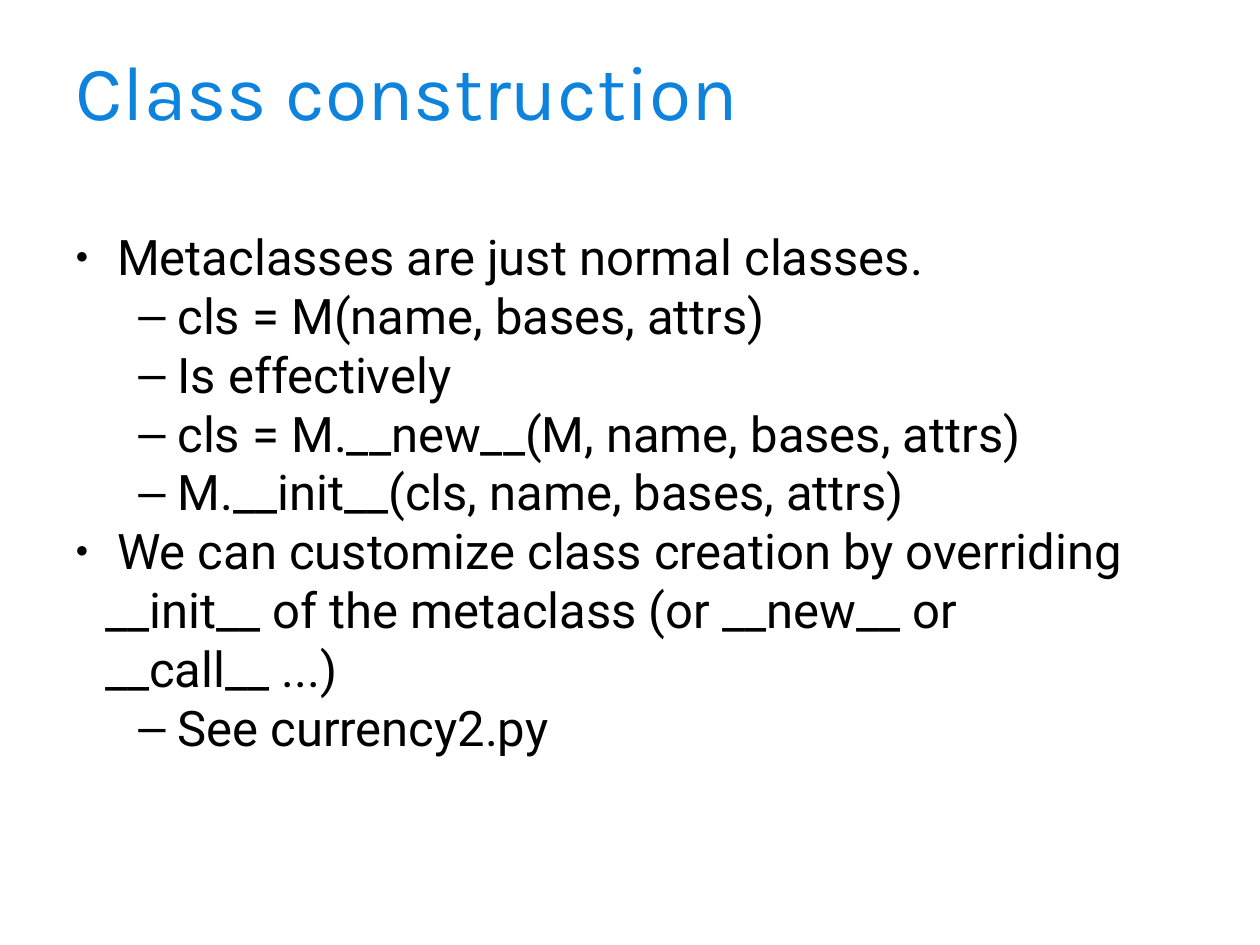
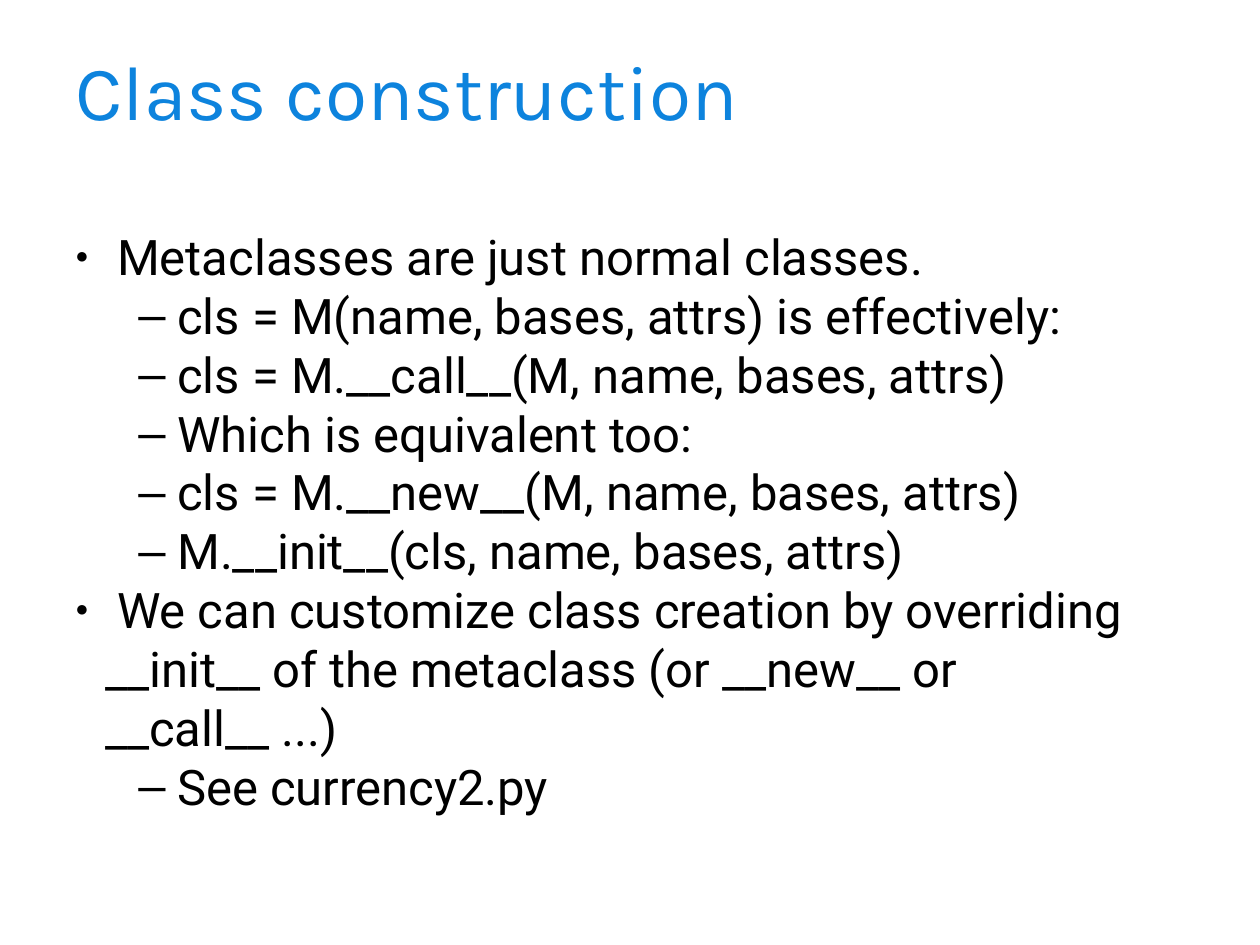
Before and after one commit to djoume/django-toronto, a slide deck: slide 11 of Metaclass - Introduction.ppt (slide 10 before the commit). Drawn at 1260x945 pixels with LibreOffice and Linux fonts; fonts in the diff are those of the drawing; background and template pictures are left out. Boxes give left, top, right and bottom in pixels: in the first picture for what was removed or moved away, otherwise in the second. Text is boxed around its words. In the diff, an @@ line names an element or a change of style, - is before the commit and + after.

```diff
--- a/Metaclass - Introduction.ppt
+++ b/Metaclass - Introduction.ppt
@@ text at (177,295,1061,462): text changed @@
-  – cls = M(name, bases, attrs)
-  – Is effectively
+  – cls = M(name, bases, attrs) is effectively:
+  – cls = M.__call__(M, name, bases, attrs)
+  – Which is equivalent too:
```
Also in this commit, not shown: 4 other slides changed, 1 other file.
